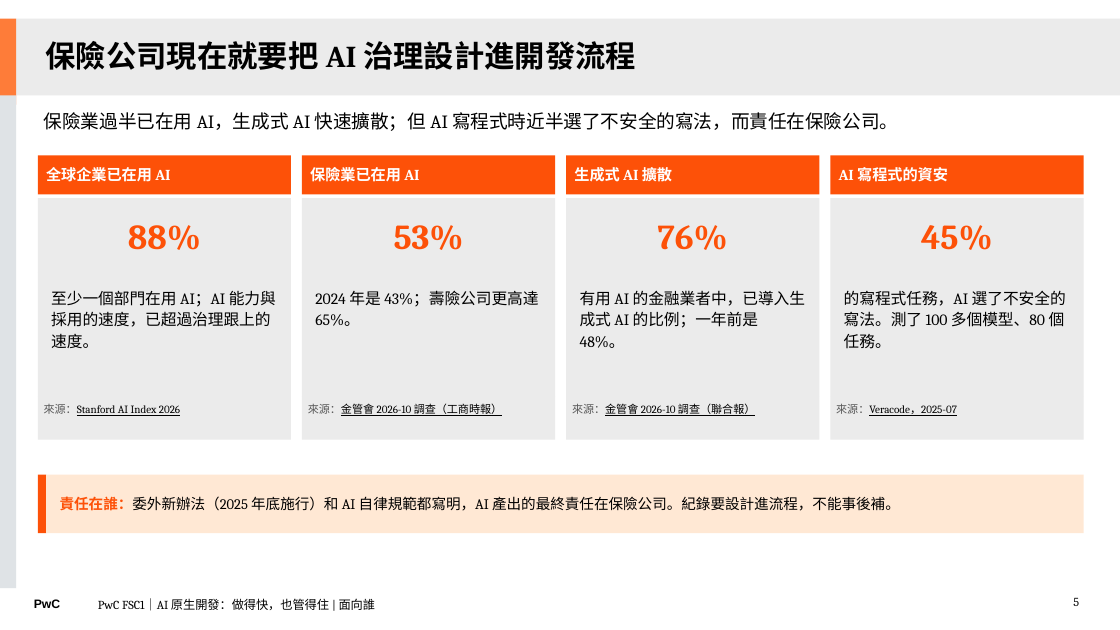
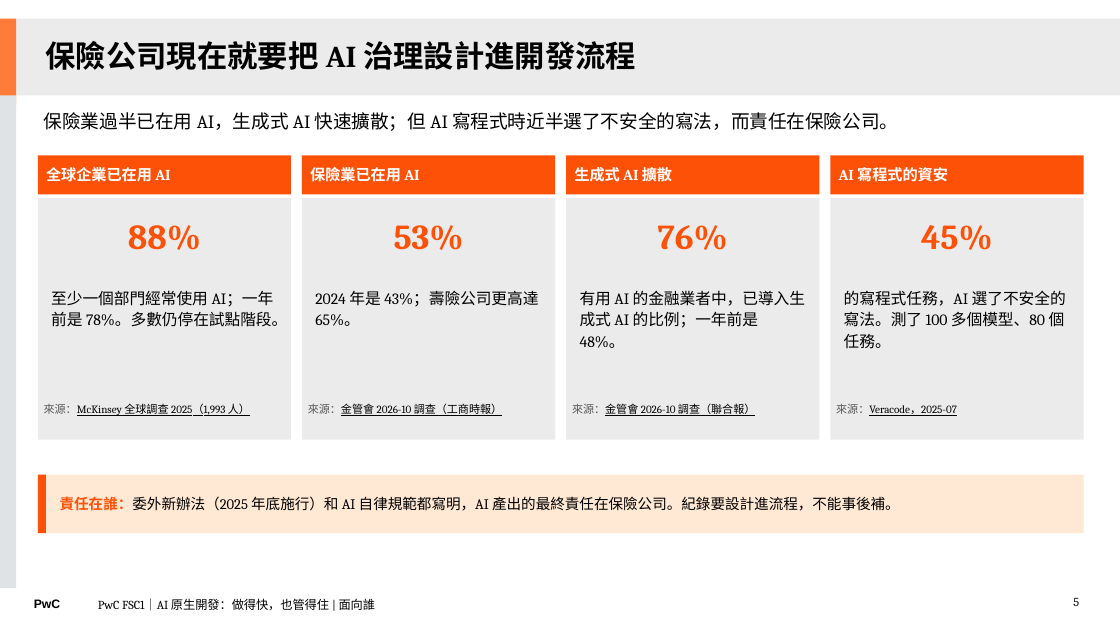
Before and after one commit to Robshao/PwC_FSC1, a slide deck: slide 5 of research/ai-native-sdlc/AI原生開發_做得快也管得住_客戶版.pptx. Drawn at 1120x630 pixels with LibreOffice and Linux fonts; fonts in the diff are those of the drawing. Boxes give left, top, right and bottom in pixels: in the first picture for what was removed or moved away, otherwise in the second. Text is boxed around its words. In the diff, an @@ line names an element or a change of style, - is before the commit and + after.

```diff
--- a/research/ai-native-sdlc/AI原生開發_做得快也管得住_客戶版.pptx
+++ b/research/ai-native-sdlc/AI原生開發_做得快也管得住_客戶版.pptx
@@ text in rectangle at [51, 290, 287, 327]: text changed @@
-至少一個部門在用 AI；AI 能力與採用的速度，已超過治理跟上的速度。
+至少一個部門經常使用 AI；一年前是 78%。多數仍停在試點階段。
@@ text in rectangle at [44, 403, 250, 416]: text changed @@
-來源：Stanford AI Index 2026
+來源：McKinsey 全球調查 2025（1,993 人）
```
Also in this commit, not shown: 10 other slides changed, 2 slides removed, 8 other files.
